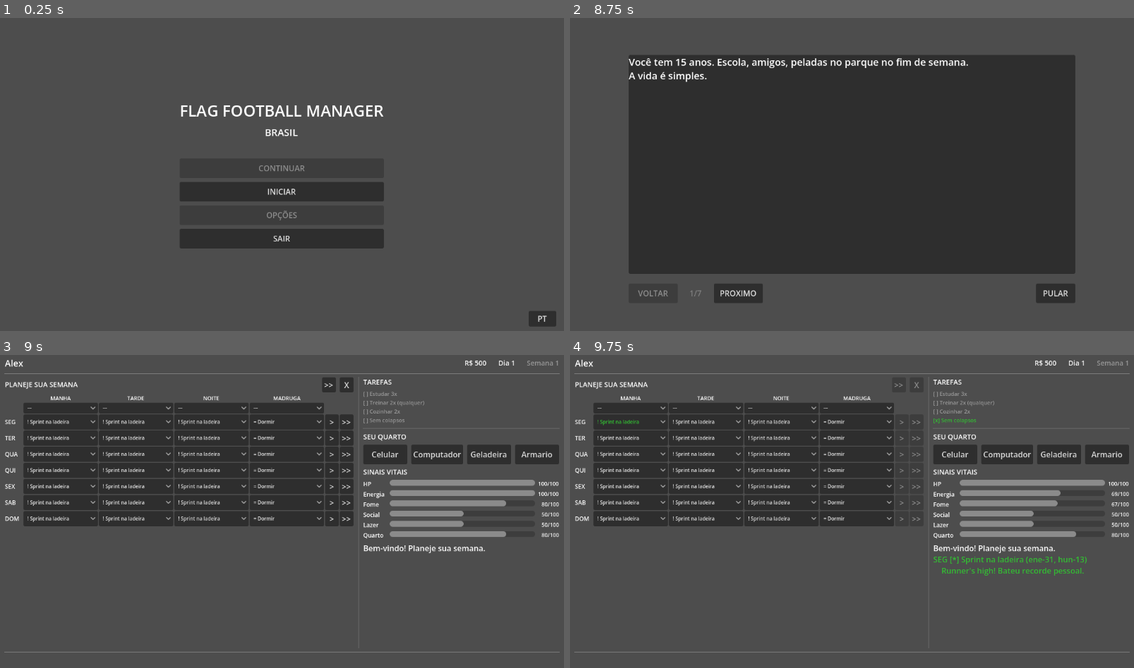
Above: before the commit, frames 1-4 (two rows, left to right).
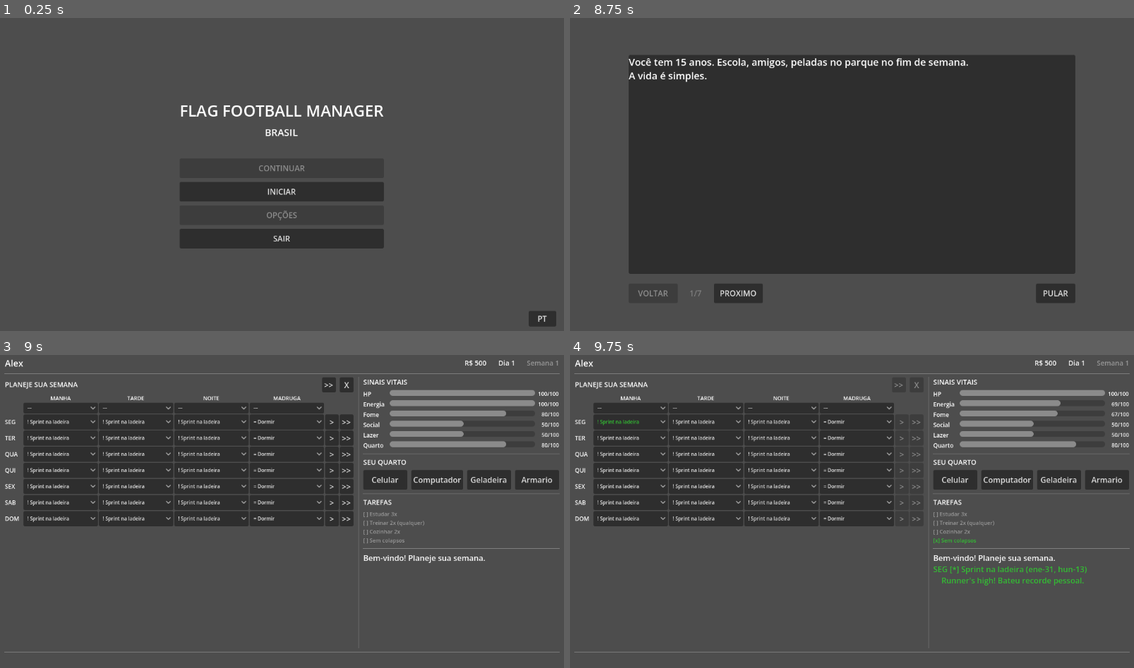
Above: after the commit, the same moments.

Repository: Slaxis/FlagFootballManager
Game: Godot game, scene res://engine/game/game.tscn
Two runs of this game, one before a commit and one after it. Both use one fixed random seed, a clock stepped at 60 frames per second and the inputs below.
Inputs (mouse positions are in pixels of both pictures, inside the frame that each line leads up to):
- Up to frame 1 (0.25 s): no input
- Up to frame 2 (8.75 s): click "INICIAR" at 0.5 s; click (852, 168) at 1.25 s; click "OK" at 2 s; click (1060, 36) at 2.77 s; type "Alex" at 2.85 s; click "JOGADOR" at 3.5 s; click "M" at 4.25 s; click "F" at 5 s; click "·" at 5.75 s; click "INICIAR" at 6.5 s; click "PROXIMO" at 7.25 s; click "VOLTAR" at 8 s
- Up to frame 3 (9 s): click "PULAR" at 8.75 s
- Up to frame 4 (9.75 s): click ">>" at 9.5 s

Frames 1-2 are identical in both runs. In frame 3, 9.0% of the frame differs, in the area x 64-100%, y 7-67%; in frame 4, 9.3%, in the area x 64-100%, y 7-74%.

Commit message:
fix: reorder right panel — Vitals, Room, Quests, Log
Co-Authored-By: Claude Opus 4.6 (1M context) <noreply@anthropic.com>

Diff:
--- a/game/modules/brasil_2026/ui/player_home/player_home.tscn
+++ b/game/modules/brasil_2026/ui/player_home/player_home.tscn
@@ -107,6 +107,30 @@
 custom_minimum_size = Vector2(200, 0)
 theme_override_constants/separation = 6
 
+[node name="VitalsHeader" type="Label" parent="Margin/VBox/Content/RightPanel"]
+layout_mode = 2
+theme_override_font_sizes/font_size = 14
+text = "VITALS"
+
+[node name="Vitals" type="VBoxContainer" parent="Margin/VBox/Content/RightPanel"]
+layout_mode = 2
+theme_override_constants/separation = 4
+
+[node name="VitalsSep" type="HSeparator" parent="Margin/VBox/Content/RightPanel"]
+layout_mode = 2
+
+[node name="RoomHeader" type="Label" parent="Margin/VBox/Content/RightPanel"]
+layout_mode = 2
+theme_override_font_sizes/font_size = 14
+text = "YOUR ROOM"
+
+[node name="Room" type="VBoxContainer" parent="Margin/VBox/Content/RightPanel"]
+layout_mode = 2
+theme_override_constants/separation = 4
+
+[node name="RoomSep" type="HSeparator" parent="Margin/VBox/Content/RightPanel"]
+layout_mode = 2
+
 [node name="QuestHeader" type="Label" parent="Margin/VBox/Content/RightPanel"]
 layout_mode = 2
 theme_override_font_sizes/font_size = 14
@@ -118,24 +142,6 @@
 
 [node name="QuestSep" type="HSeparator" parent="Margin/VBox/Content/RightPanel"]
 layout_mode = 2
-
-[node name="RoomHeader" type="Label" parent="Margin/VBox/Content/RightPanel"]
-layout_mode = 2
-theme_override_font_sizes/font_size = 14
-text = "YOUR ROOM"
-
-[node name="Room" type="VBoxContainer" parent="Margin/VBox/Content/RightPanel"]
-layout_mode = 2
-theme_override_constants/separation = 4
-
-[node name="VitalsHeader" type="Label" parent="Margin/VBox/Content/RightPanel"]
-layout_mode = 2
-theme_override_font_sizes/font_size = 14
-text = "VITALS"
-
-[node name="Vitals" type="VBoxContainer" parent="Margin/VBox/Content/RightPanel"]
-layout_mode = 2
-theme_override_constants/separation = 4
 
 [node name="LogText" type="RichTextLabel" parent="Margin/VBox/Content/RightPanel"]
 layout_mode = 2
